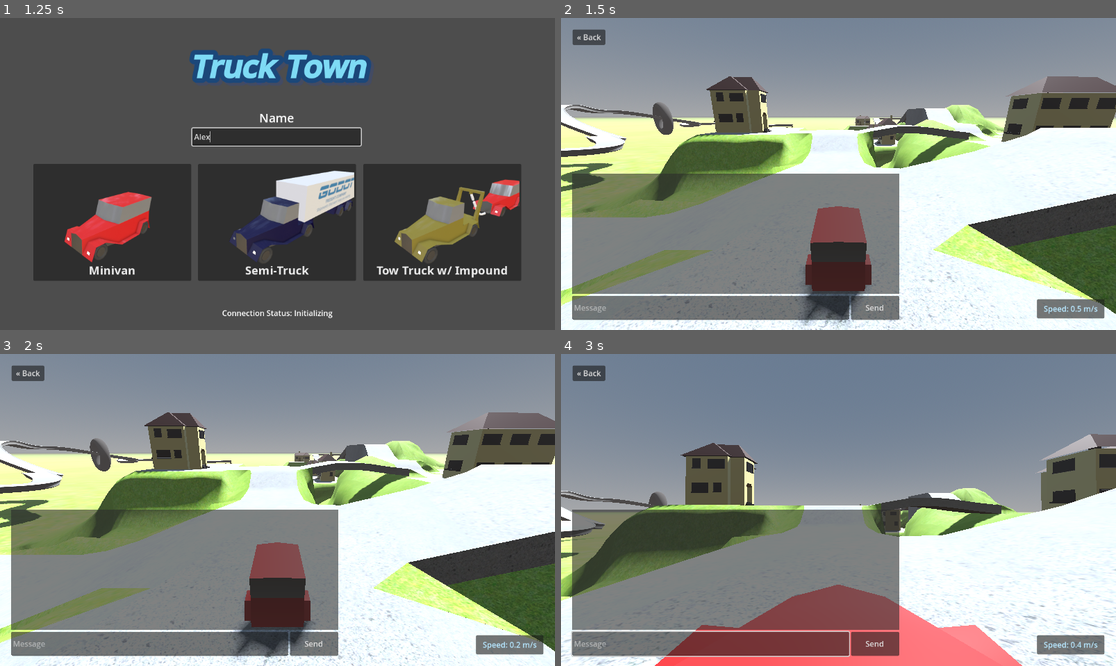
Above: before the commit, frames 1-4 (two rows, left to right).
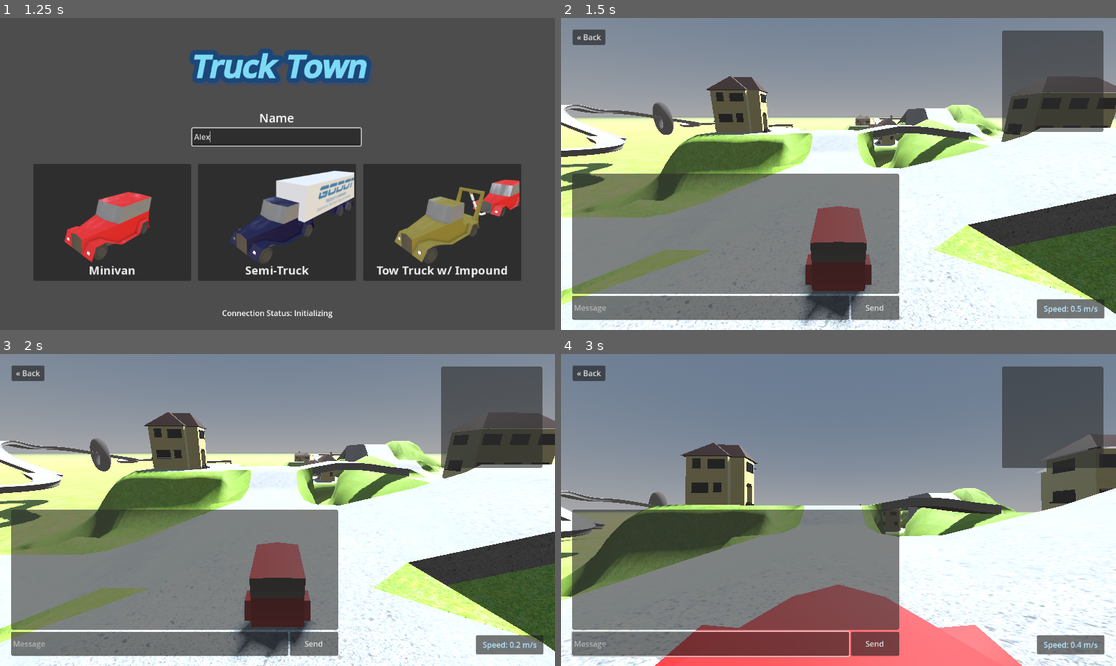
Above: after the commit, the same moments.

Repository: legendariusx/godot-spacetimedb-demo
Game: Godot game, scene res://car_select/car_select.tscn
Same seed, same stepped clock (60 frames per second), same inputs: the game is played once before the commit and once after it.
Inputs (mouse positions are in pixels of both pictures, inside the frame that each line leads up to):
- Up to frame 1 (1.25 s): click (277, 136) at 0.52 s; type "Alex" at 0.6 s
- Up to frame 2 (1.5 s): click (672, 223) at 1.25 s
- Up to frame 3 (2 s): no input
- Up to frame 4 (3 s): click (710, 644) at 2.02 s; type "12" at 2.1 s; tap Enter (ui_accept) at 2.75 s; move the mouse to (960, 494) at 2.77 s; hold D (turn_right) from 2.78 s (still down); hold Right mouse button (cycle_camera) from 2.78 s (still down)

Frame 1 is identical in both runs. In frame 2, 5.5% of the frame differs, in the area x 2-98%, y 4-89%; in frame 3, 5.5%; in frame 4, 5.8%.

Commit message:
add players widget

Diff:
--- a/game/town/town_scene.tscn
+++ b/game/town/town_scene.tscn
@@ -6,6 +6,7 @@
 [ext_resource type="Texture2D" uid="uid://b2g4dq0w72e68" path="res://town/materials/grass.webp" id="4_cymw0"]
 [ext_resource type="Material" uid="uid://bdjiubscxkdn6" path="res://town/materials/cement.tres" id="5_83ty7"]
 [ext_resource type="PackedScene" uid="uid://c5tdnyckdin2d" path="res://ui/chat.tscn" id="6_clgdk"]
+[ext_resource type="PackedScene" uid="uid://bf3c8w5qn4p1j" path="res://ui/players.tscn" id="7_pxdqy"]
 
 [sub_resource type="ProceduralSkyMaterial" id="ProceduralSkyMaterial_2k12y"]
 sky_horizon_color = Color(0.64625, 0.65575, 0.67075, 1)
@@ -584,4 +585,6 @@
 
 [node name="CarContainer" type="Node3D" parent="."]
 
+[node name="Players" parent="." instance=ExtResource("7_pxdqy")]
+
 [connection signal="pressed" from="Spedometer" to="Spedometer" method="_on_spedometer_pressed"]
--- a/game/ui/chat.tscn
+++ b/game/ui/chat.tscn
@@ -12,10 +12,6 @@
 corner_radius_top_right = 5
 corner_radius_bottom_right = 5
 corner_radius_bottom_left = 5
-expand_margin_left = 5.0
-expand_margin_top = 5.0
-expand_margin_right = 5.0
-expand_margin_bottom = 5.0
 
 [node name="Chat" type="Control"]
 layout_mode = 3
--- /dev/null
+++ b/game/ui/players.gd
@@ -0,0 +1,36 @@
+extends Control
+
+@onready var players_container: VBoxContainer = $ScrollContainer/Players
+
+func _ready() -> void:
+	_on_reset()
+	if not GameState.identity:
+		await GameState.identity_updated
+	UserState.update.connect(_on_user_updated)
+
+func _exit_tree() -> void:
+	_on_reset()
+
+func add_title():
+	var new_message = Label.new()
+	new_message.text = "Connected Players"
+	new_message.horizontal_alignment = HORIZONTAL_ALIGNMENT_CENTER
+	players_container.add_child(new_message)
+
+func _on_user_updated(update: User):
+	_on_reset()
+	add_title()
+	var current_user: User = UserState.find_by_pk(GameState.identity)
+	var filtered_users = UserState.data.filter(func(user: User): return user.identity != GameState.identity and user.online)
+	for user in [current_user] + filtered_users:
+
+		var new_message = Label.new()
+		new_message.text = user.name
+		new_message.horizontal_alignment = HORIZONTAL_ALIGNMENT_RIGHT
+		if user.identity == GameState.identity:
+			new_message.text += " (you)"
+		players_container.add_child(new_message)
+
+func _on_reset() -> void:
+	for child in players_container.get_children():
+		child.queue_free()
--- /dev/null
+++ b/game/ui/players.tscn
@@ -0,0 +1,39 @@
+[gd_scene load_steps=3 format=3 uid="uid://bf3c8w5qn4p1j"]
+
+[ext_resource type="Script" uid="uid://doi534wpgjdsd" path="res://ui/players.gd" id="1_r1gtu"]
+
+[sub_resource type="StyleBoxFlat" id="StyleBoxFlat_r1gtu"]
+content_margin_left = 8.0
+content_margin_top = 8.0
+content_margin_right = 8.0
+content_margin_bottom = 8.0
+bg_color = Color(0.168627, 0.168627, 0.168627, 0.596078)
+corner_radius_top_left = 5
+corner_radius_top_right = 5
+corner_radius_bottom_right = 5
+corner_radius_bottom_left = 5
+
+[node name="Players" type="Control"]
+layout_mode = 3
+anchors_preset = 1
+anchor_left = 1.0
+anchor_right = 1.0
+grow_horizontal = 0
+script = ExtResource("1_r1gtu")
+
+[node name="ScrollContainer" type="ScrollContainer" parent="."]
+layout_mode = 1
+anchors_preset = 1
+anchor_left = 1.0
+anchor_right = 1.0
+offset_left = -237.0
+offset_top = 26.0
+offset_right = -26.0
+offset_bottom = 237.0
+grow_horizontal = 0
+theme_override_styles/panel = SubResource("StyleBoxFlat_r1gtu")
+
+[node name="Players" type="VBoxContainer" parent="ScrollContainer"]
+layout_mode = 2
+size_flags_horizontal = 3
+size_flags_vertical = 3
Not shown: 1 places in game/town/town_scene.tscn that only renumber resources
Not shown, added: game/ui/players.gd.uid
